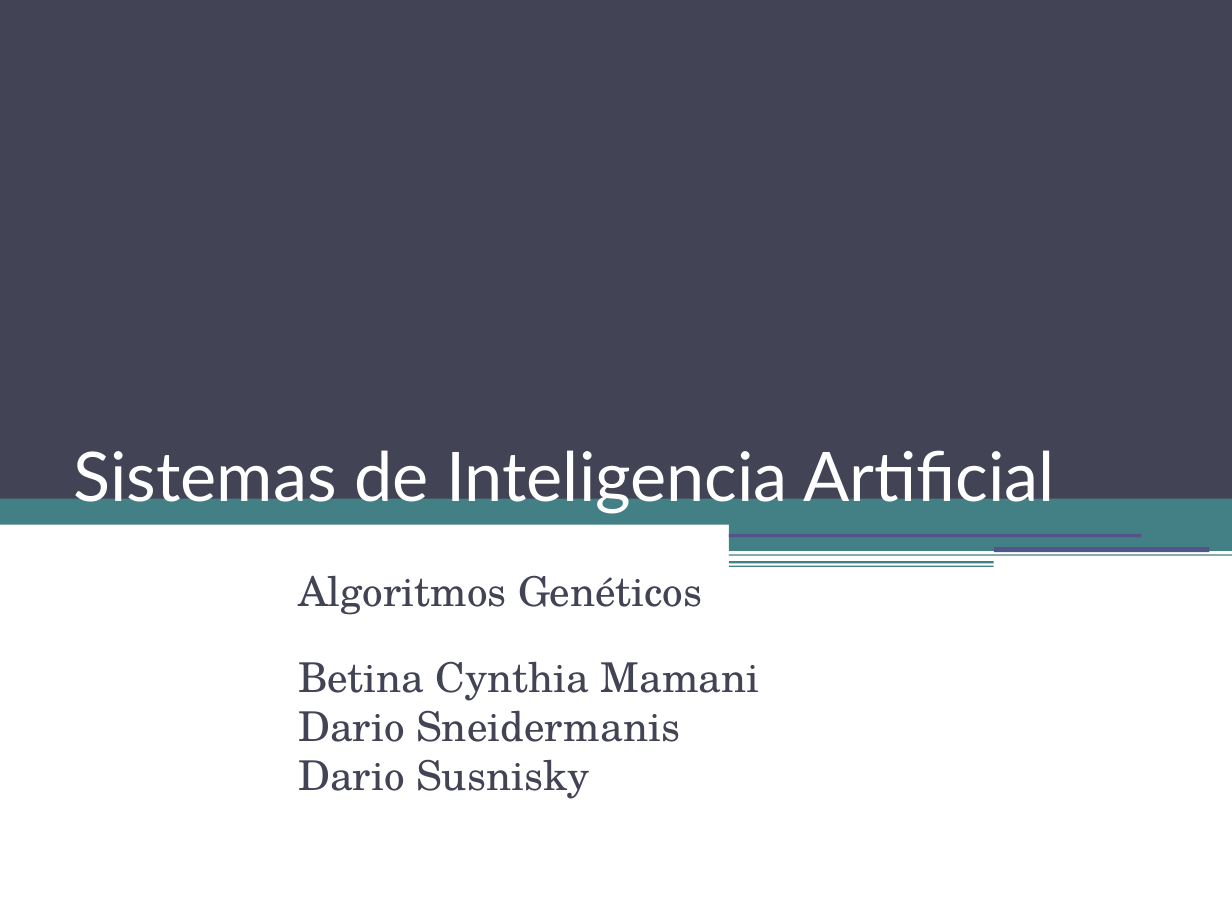
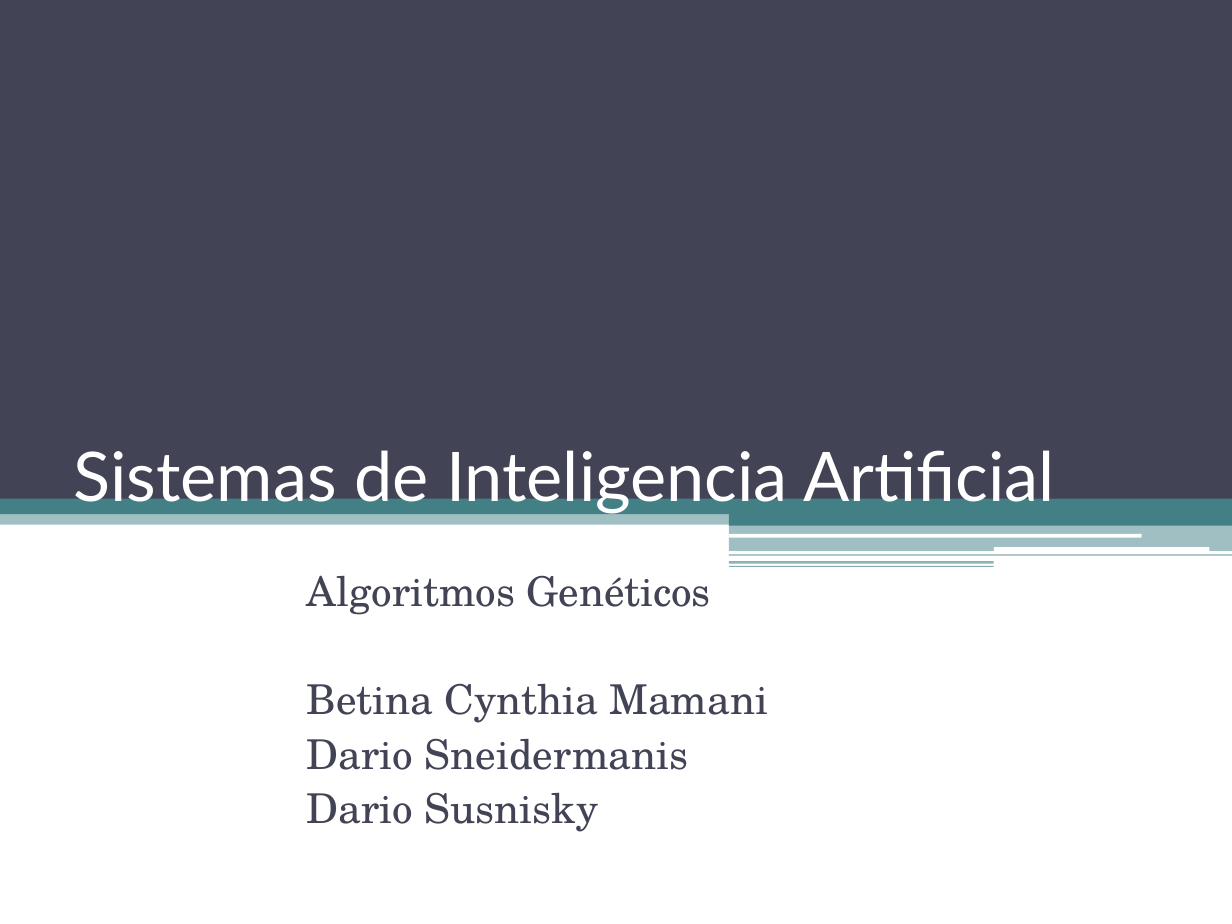
Before and after one commit to dariosus/ITBA_SIA_13_GeneticAlgorithms, a slide deck: slide 1 of presentation/Sistemas de Inteligencia Artificial.pptx. Drawn at 1232x924 pixels with LibreOffice and Linux fonts; fonts in the diff are those of the drawing. Boxes give left, top, right and bottom in pixels: in the first picture for what was removed or moved away, otherwise in the second. Text is boxed around its words. In the diff, an @@ line names an element or a change of style, - is before the commit and + after.

```diff
--- a/presentation/Sistemas de Inteligencia Artificial.pptx
+++ b/presentation/Sistemas de Inteligencia Artificial.pptx
@@ rectangle at box(0, 492, 1232, 525): fill #438086 to #438086 at 50% opacity @@
@@ rectangle at box(864, 490, 1232, 524): mirrored @@
@@ rectangle at box(729, 514, 1232, 526): mirrored @@
@@ rectangle at box(729, 525, 1232, 551): fill #438086 to #438086 at 50% opacity; mirrored @@
@@ rectangle removed at box(729, 533, 1142, 537) @@
@@ rounded rectangle added at box(729, 533, 1142, 537), fill #FFFFFF @@
@@ subtitle "Algoritmos Genéticos" at box(307, 575, 768, 832): indent changed; more space between paragraphs @@
@@ rectangle at box(729, 554, 1232, 556): fill #438086 to #438086 at 65% opacity; mirrored @@
@@ rectangle at box(729, 565, 994, 567): fill #438086 to #438086 at 65% opacity; mirrored @@
@@ rectangle at box(729, 561, 994, 563): fill #438086 to #438086 at 60% opacity; mirrored @@
@@ rectangle removed at box(994, 547, 1210, 552) @@
@@ rounded rectangle added at box(994, 547, 1210, 552), fill #FFFFFF @@
```
Also in this commit, not shown: 15 other slides changed.
